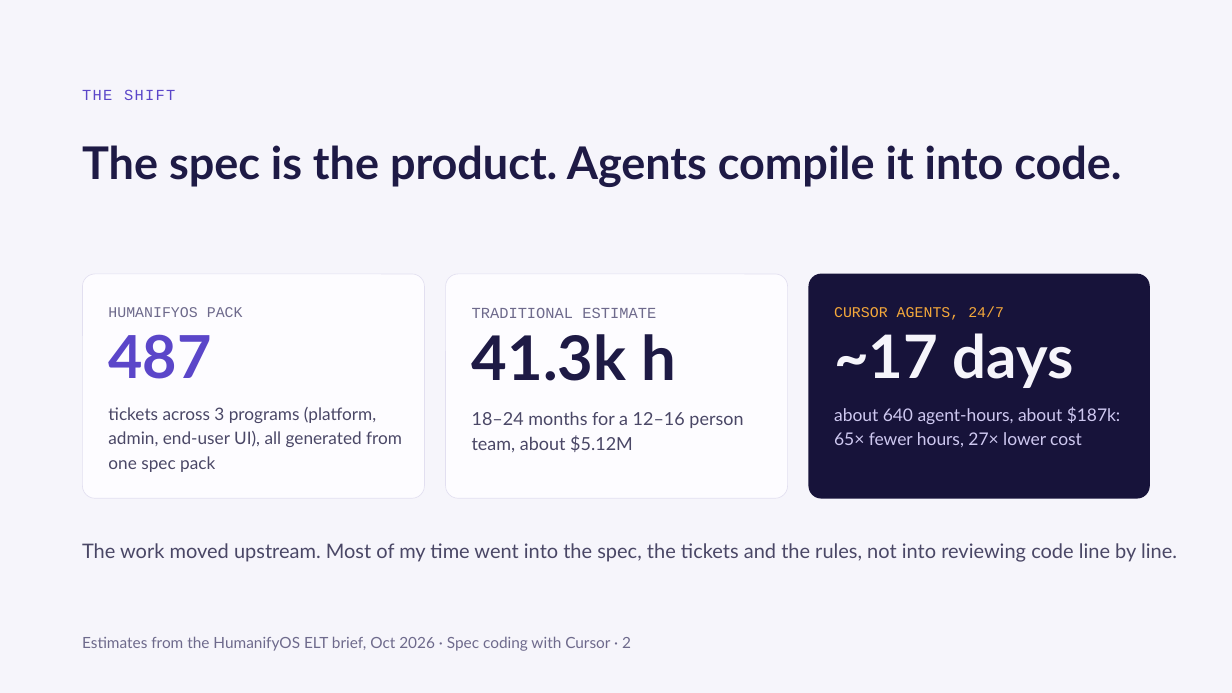
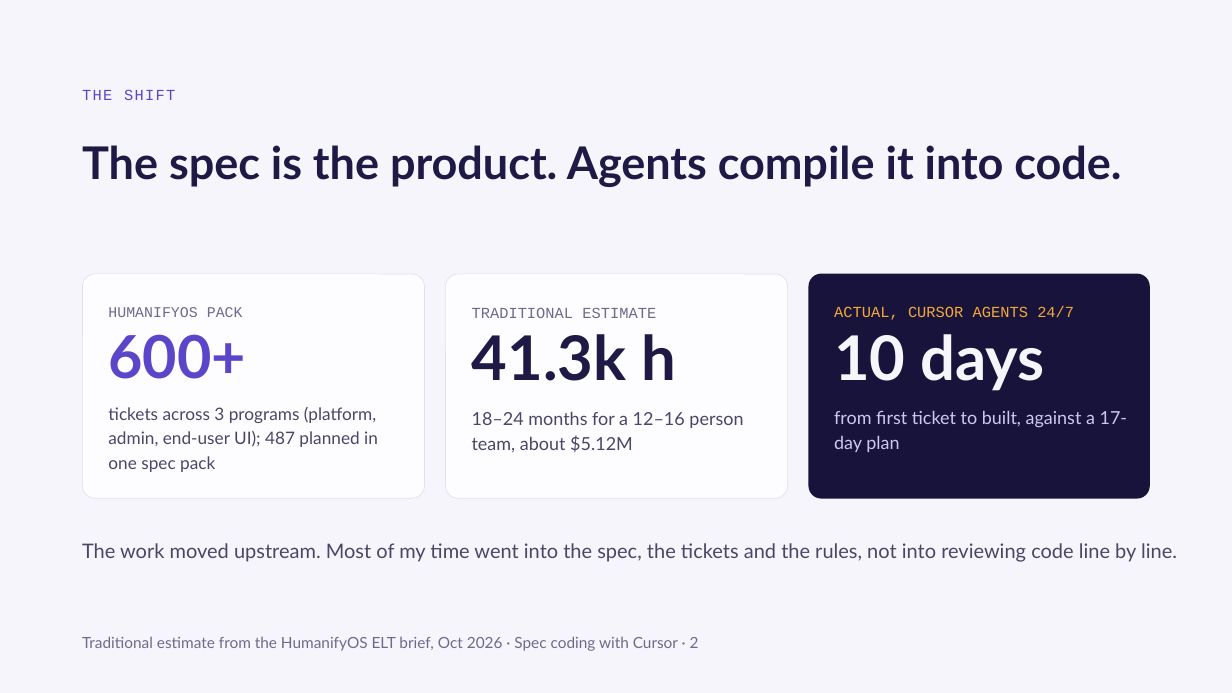
Before and after one commit to smlsr/spec, a slide deck: slide 2 of Spec Coding with Cursor.pptx. Drawn at 1232x693 pixels with LibreOffice and Linux fonts; fonts in the diff are those of the drawing. Boxes give left, top, right and bottom in pixels: in the first picture for what was removed or moved away, otherwise in the second. Text is boxed around its words. In the diff, an @@ line names an element or a change of style, - is before the commit and + after.

Commit message:
Deck updates

```diff
--- a/Spec Coding with Cursor.pptx
+++ b/Spec Coding with Cursor.pptx
@@ text at (834, 306, 1074, 320): text changed; size 11.6 to 12 pt @@
-CURSOR AGENTS, 24/7
+ACTUAL, CURSOR AGENTS 24/7
@@ text at (108, 334, 246, 379): text changed @@
-487
+600+
@@ text at (834, 334, 1045, 391): text changed; size 46.6 to 48 pt @@
-~17 days
+10 days
@@ text at (108, 407, 378, 472): text changed @@
-tickets across 3 programs (platform, admin, end-user UI), all generated from one spec pack
+tickets across 3 programs (platform, admin, end-user UI); 487 planned in one spec pack
@@ text at (834, 410, 1128, 452): text changed; size 13.6 to 14 pt @@
-about 640 agent-hours, about $187k: 65× fewer hours, 27× lower cost
+from first ticket to built, against a 17-day plan
@@ text at (82, 636, 699, 651): text changed @@
-Estimates from the HumanifyOS ELT brief, Oct 2026 · Spec coding with Cursor · 2
+Traditional estimate from the HumanifyOS ELT brief, Oct 2026 · Spec coding with Cursor · 2
```
Also in this commit, not shown: 16 other slides changed, 1 slide added, 2 other files.
